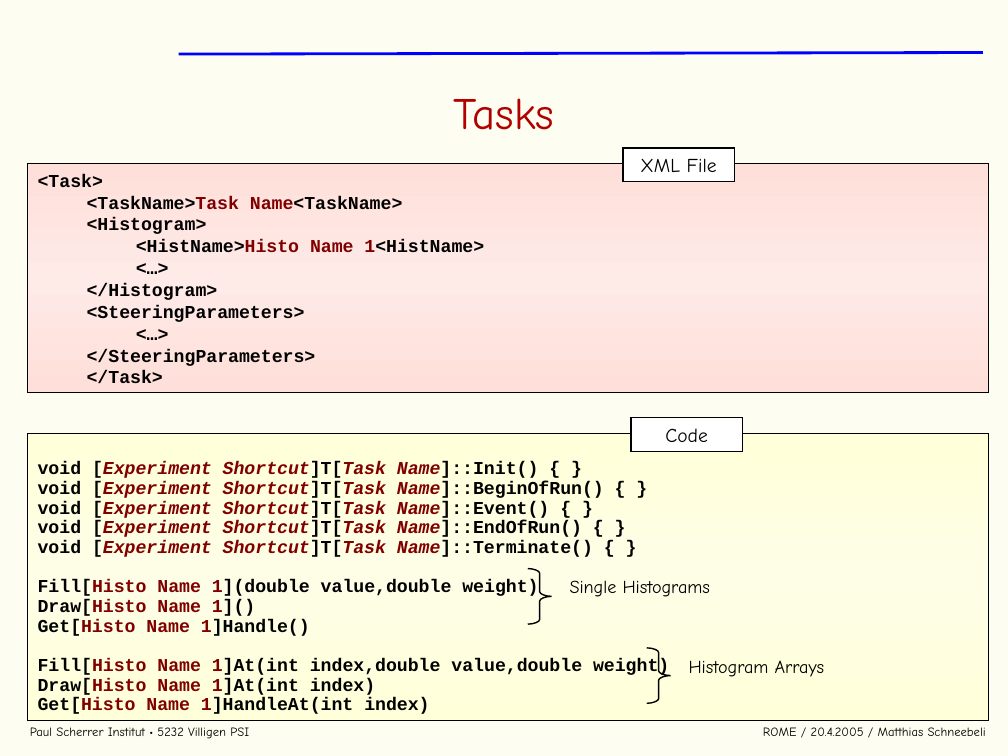
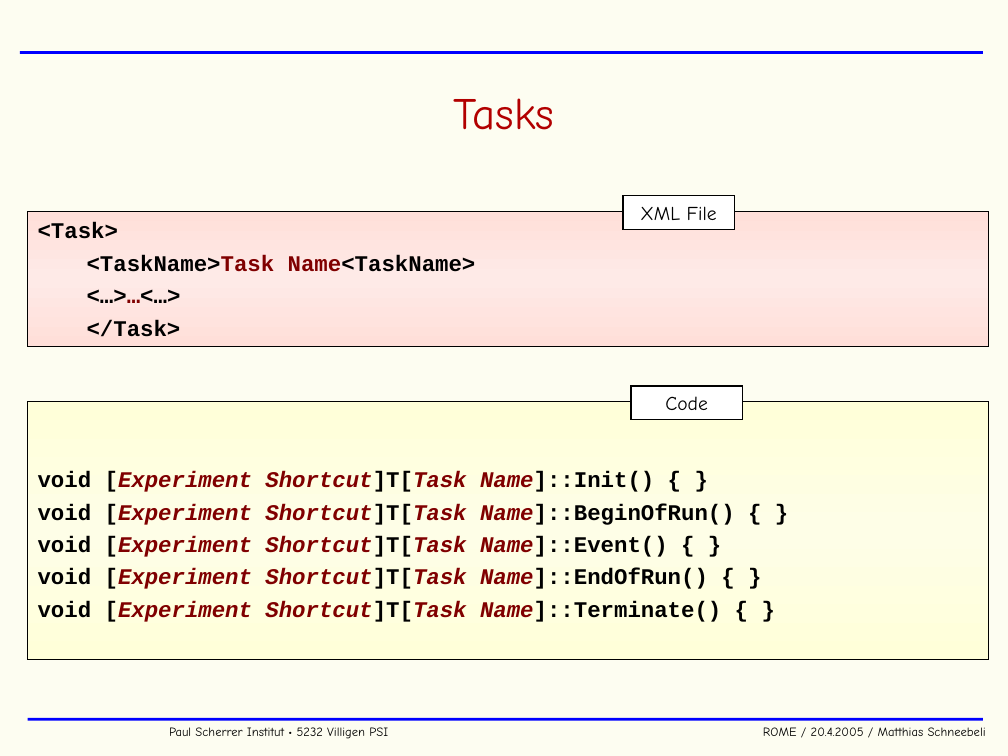
Before and after one commit to cjpl/rome, a slide deck: slide 24 of documentation/ROME.ppt (slide 25 before the commit). Drawn at 1008x756 pixels with LibreOffice and Linux fonts; fonts in the diff are those of the drawing; background and template pictures are left out. Boxes give left, top, right and bottom in pixels: in the first picture for what was removed or moved away, otherwise in the second. Text is boxed around its words. In the diff, an @@ line names an element or a change of style, - is before the commit and + after.

Commit message:
histo and path in definition xml

```diff
--- a/documentation/ROME.ppt
+++ b/documentation/ROME.ppt
@@ line moved from (178, 54) - (983, 52) to (20, 52) - (983, 52) @@
@@ rectangle "XML File": place and size @@
-rectangle "XML File" at box(623, 148, 734, 182)
+rectangle "XML File" at box(623, 196, 734, 230)
@@ rectangle "<Task>": place and size @@
-rectangle "<Task>" at box(27, 164, 988, 393)
+rectangle "<Task>" at box(27, 212, 988, 347)
@@ text in rectangle at box(38, 222, 476, 337): size 13 to 16 pt in "<Task>", "<TaskName>Task Name<TaskName>", "</Task>"; more space between paragraphs @@
@@ text in rectangle at box(87, 218, 484, 366): text changed; size 13 to 16 pt @@
-  <Histogram>
-    <HistName>Histo Name 1<HistName>
-    <…>
-  </Histogram>
-  <SteeringParameters>
-    <…>
-  </SteeringParameters>
+  <…>…<…>
@@ rectangle "Code": place and size @@
-rectangle "Code" at box(631, 417, 742, 452)
+rectangle "Code" at box(631, 386, 742, 420)
@@ rectangle "void [Experiment Shortcut]T[Task Name]::Init() { ...": place and size @@
-rectangle "void [Experiment Shortcut]T[Task Name]::Init() { ..." at box(27, 433, 988, 720)
+rectangle "void [Experiment Shortcut]T[Task Name]::Init() { ..." at box(27, 402, 988, 660)
@@ rectangle "void [Experiment Shortcut]T[Task Name]::Init() { ..." at box(27, 402, 988, 660): size 13 to 16 pt; line spacing 0.9 to 1; more space between paragraphs @@
@@ freeform shape removed at box(528, 569, 552, 624) @@
@@ text in rectangle at box(38, 580, 669, 714): paragraphs removed @@
-Fill[Histo Name 1](double value,double weight)
-Draw[Histo Name 1]()
-Get[Histo Name 1]Handle()
-Fill[Histo Name 1]At(int index,double value,double weight)
-Draw[Histo Name 1]At(int index)
-Get[Histo Name 1]HandleAt(int index)
@@ text removed at box(570, 580, 711, 597) @@
-Single Histograms
@@ freeform shape removed at box(647, 648, 671, 704) @@
@@ text removed at box(689, 660, 825, 677) @@
-Histogram Arrays
@@ text "Paul Scherrer Institut • 5232 ..." rewrapped from box(30, 727, 986, 739) to box(169, 727, 986, 739) @@
```
Also in this commit, not shown: 54 other slides changed, 1 slide added, 6 other files.
